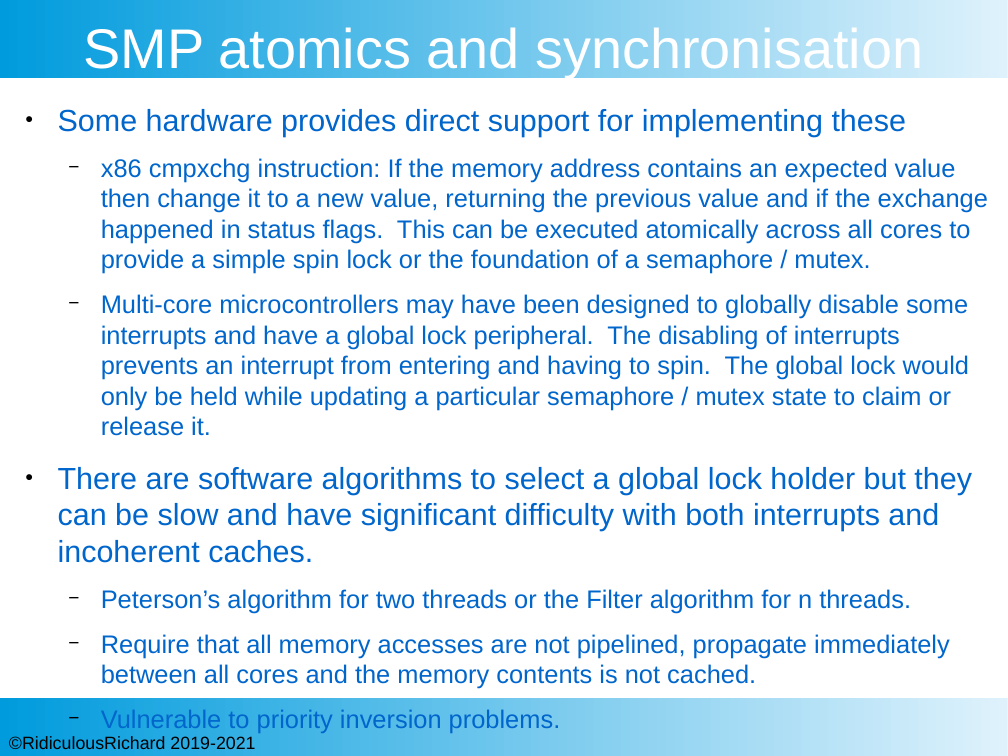
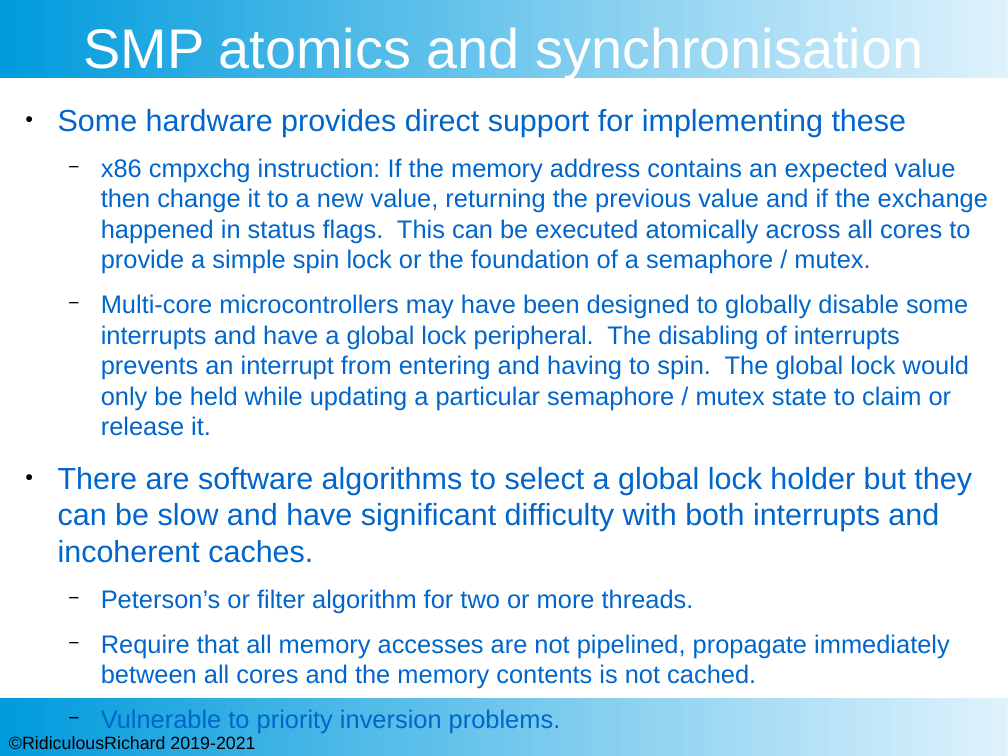
Before and after one commit to RidiculousRichard/presentations, a slide deck: slide 13 of Demystifying ICC.odp. Drawn at 1008x756 pixels with LibreOffice and Linux fonts; fonts in the diff are those of the drawing; background and template pictures are left out. Boxes give left, top, right and bottom in pixels: in the first picture for what was removed or moved away, otherwise in the second. Text is boxed around its words. In the diff, an @@ line names an element or a change of style, - is before the commit and + after.

Commit message:
Fix typos

```diff
--- a/Demystifying ICC.odp
+++ b/Demystifying ICC.odp
@@ text at (101, 589, 694, 613): text changed @@
-  − Peterson’s algorithm for two threads or the Filter algorithm for n threads.
+  − Peterson’s or filter algorithm for two or more threads.
```
Also in this commit, not shown: 2 other slides changed, 1 slide added.
